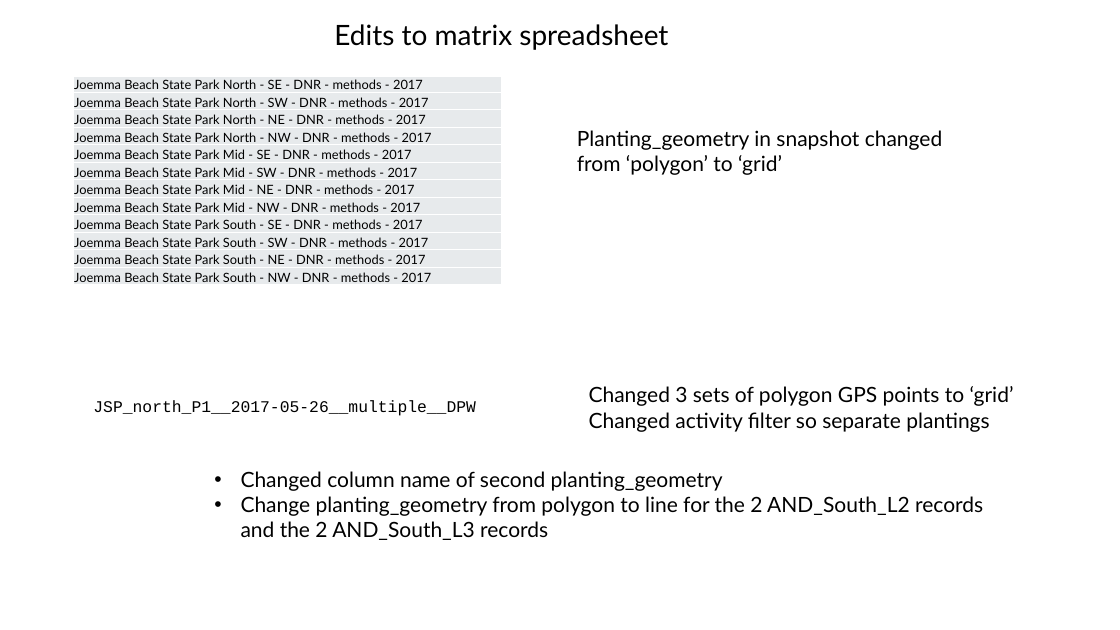
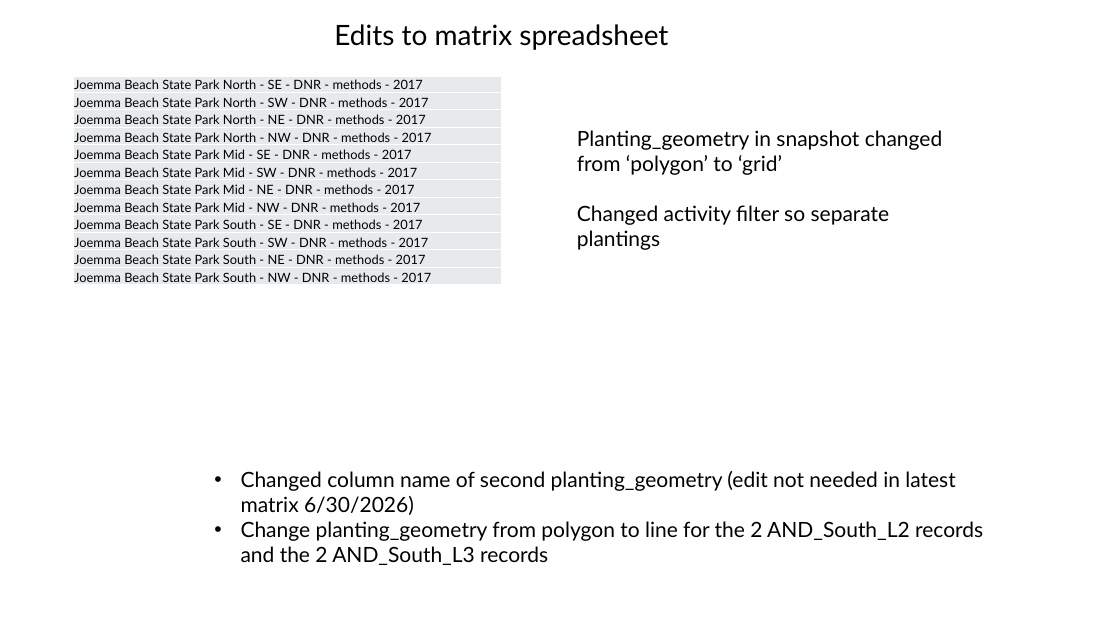
Before and after one commit to WA-Nearshore/seagrass-restoration-processing, a slide deck: slide 21 of docs/seagrass_restoration_storymap_notes.pptx (slide 20 before the commit). Drawn at 1120x630 pixels with LibreOffice and Linux fonts; fonts in the diff are those of the drawing. Boxes give left, top, right and bottom in pixels: in the first picture for what was removed or moved away, otherwise in the second. Text is boxed around its words. In the diff, an @@ line names an element or a change of style, - is before the commit and + after.

Commit message:
Bringing in updated source data Matrix.

```diff
--- a/docs/seagrass_restoration_storymap_notes.pptx
+++ b/docs/seagrass_restoration_storymap_notes.pptx
@@ text at box(577, 205, 890, 250): paragraph added @@
+Changed activity filter so separate plantings
@@ text removed at box(589, 386, 1014, 432) @@
-Changed 3 sets of polygon GPS points to ‘grid’
-Changed activity filter so separate plantings
@@ text removed at box(93, 400, 476, 416) @@
-JSP_north_P1__2017-05-26__multiple__DPW
@@ text at box(241, 471, 955, 515): text changed @@
-• Changed column name of second planting_geometry
+• Changed column name of second planting_geometry (edit not needed in latest matrix 6/30/2026)
```
Also in this commit, not shown: 2 other slides changed, 1 slide added, 5 other files.
